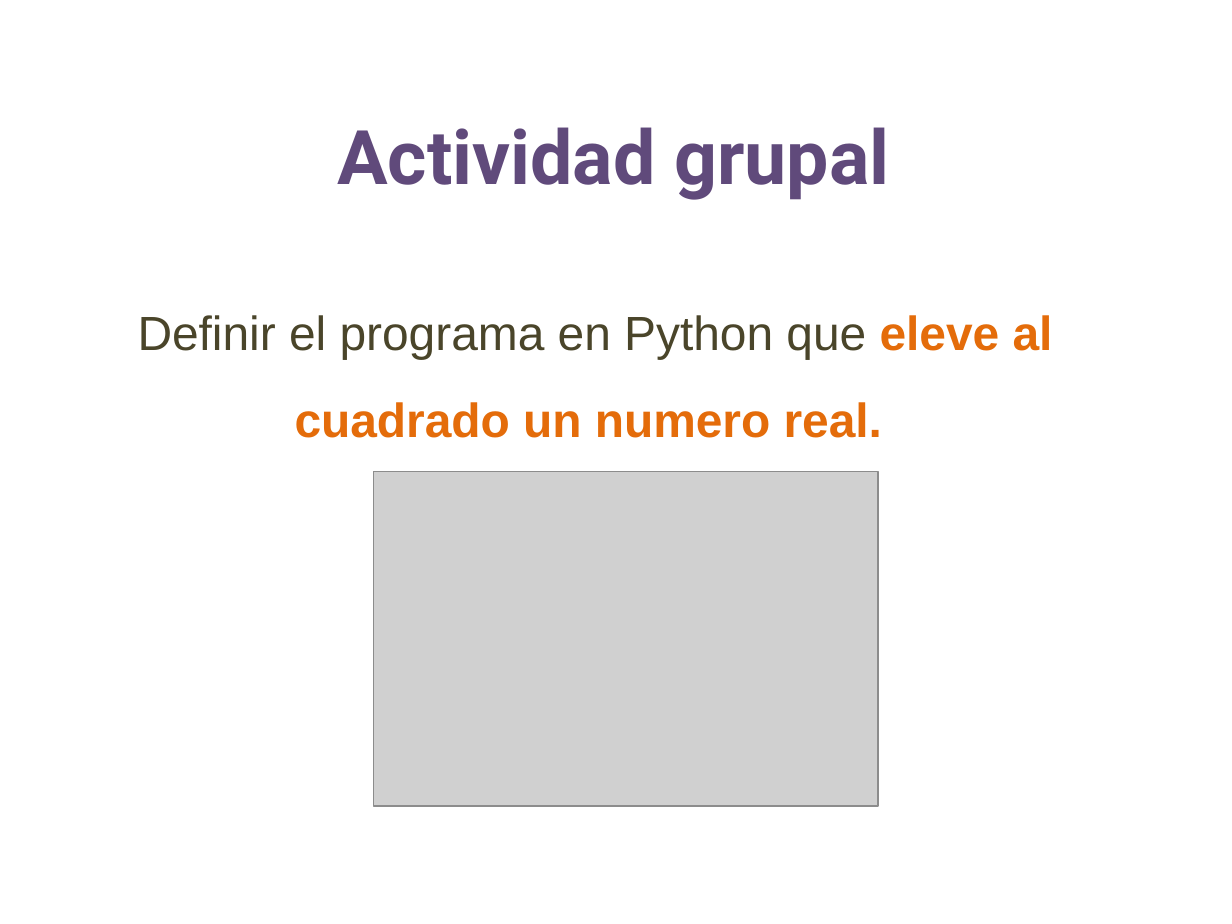
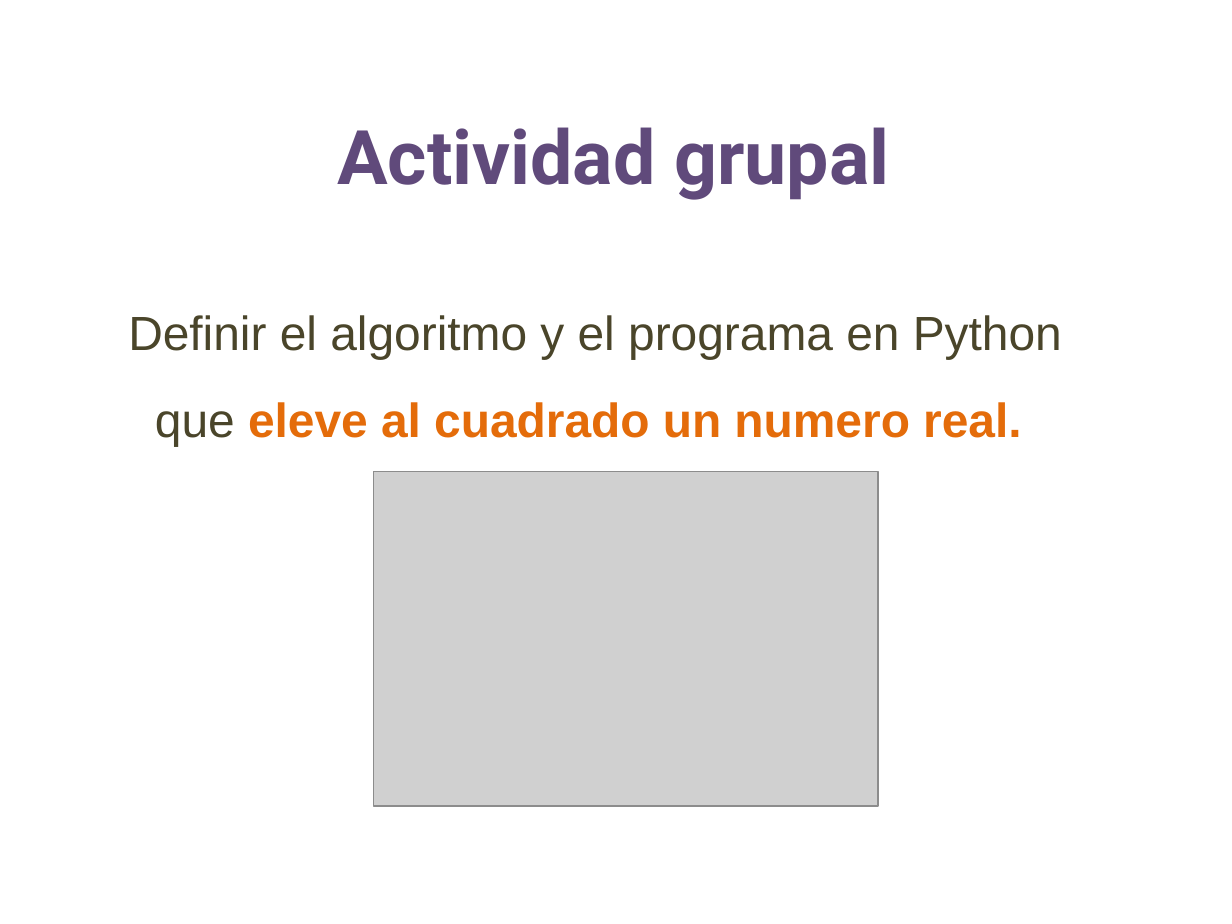
Before and after one commit to lizetheP/PensamientoC, a slide deck: slide 12 of calendario/documentos/5_Funciones.pptx. Drawn at 1232x924 pixels with LibreOffice and Linux fonts; fonts in the diff are those of the drawing; grey boxes stand for pictures. Boxes give left, top, right and bottom in pixels: in the first picture for what was removed or moved away, otherwise in the second. Text is boxed around its words. In the diff, an @@ line names an element or a change of style, - is before the commit and + after.

```diff
--- a/calendario/documentos/5_Funciones.pptx
+++ b/calendario/documentos/5_Funciones.pptx
@@ text at box(128, 315, 1062, 446): text changed @@
-Definir el programa en Python que eleve al cuadrado un numero real.
+Definir el algoritmo y el programa en Python que eleve al cuadrado un numero real.
```
Also in this commit, not shown: 1 slide added, 3 other files.
